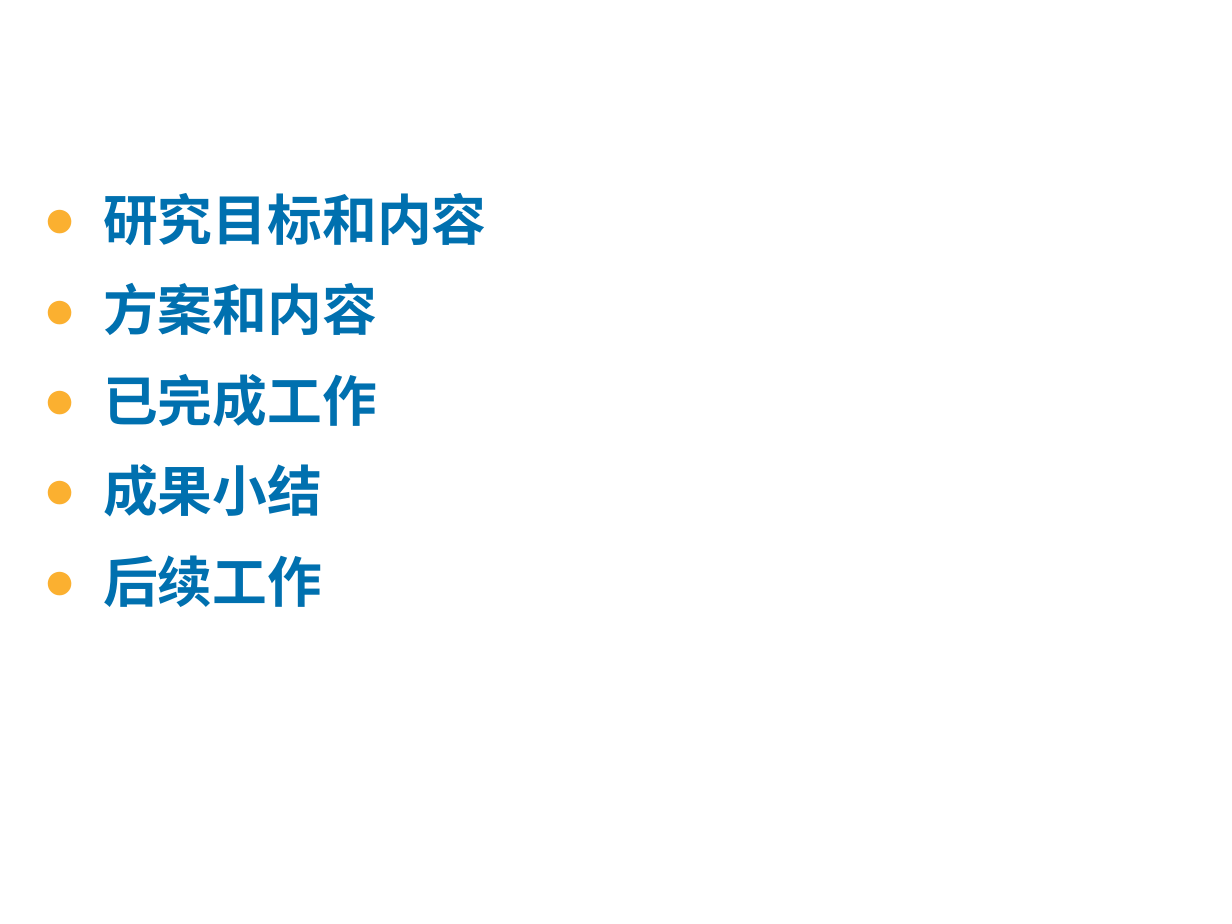
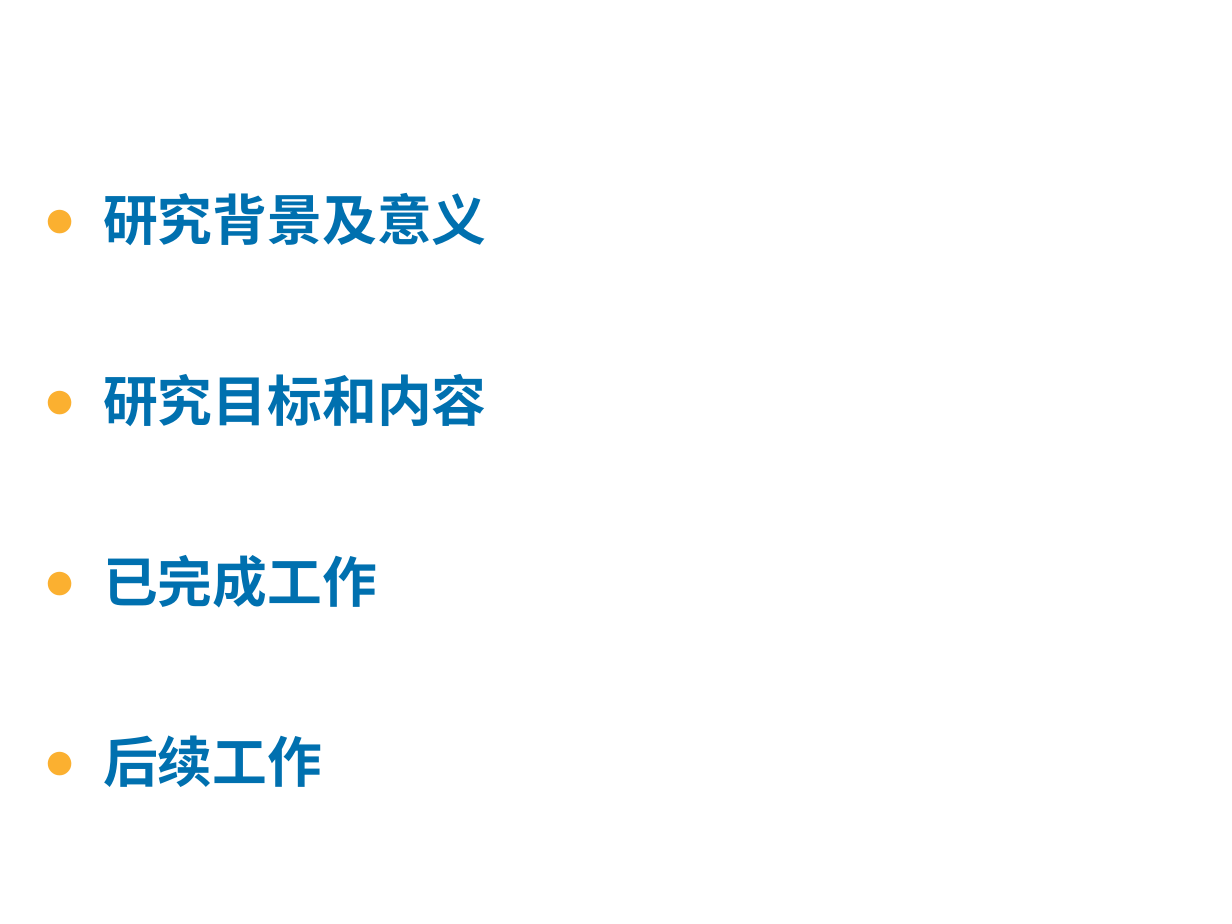
Before and after one commit to jxwb088047/Interim_reply, a slide deck: slide 2 of 林广和中期答辩.pptx. Drawn at 1232x924 pixels with LibreOffice and Linux fonts; fonts in the diff are those of the drawing; background and template pictures are left out. Boxes give left, top, right and bottom in pixels: in the first picture for what was removed or moved away, otherwise in the second. Text is boxed around its words. In the diff, an @@ line names an element or a change of style, - is before the commit and + after.

```diff
--- a/林广和中期答辩.pptx
+++ b/林广和中期答辩.pptx
@@ text at box(103, 193, 486, 245): paragraph added @@
+● 研究背景及意义
@@ text at box(103, 283, 377, 335): paragraph removed @@
-● 方案和内容
@@ text at box(103, 464, 322, 517): paragraph removed @@
-● 成果小结
```
Also in this commit, not shown: 8 other slides changed, 8 slides added, 7 slides removed, 1 other file.
